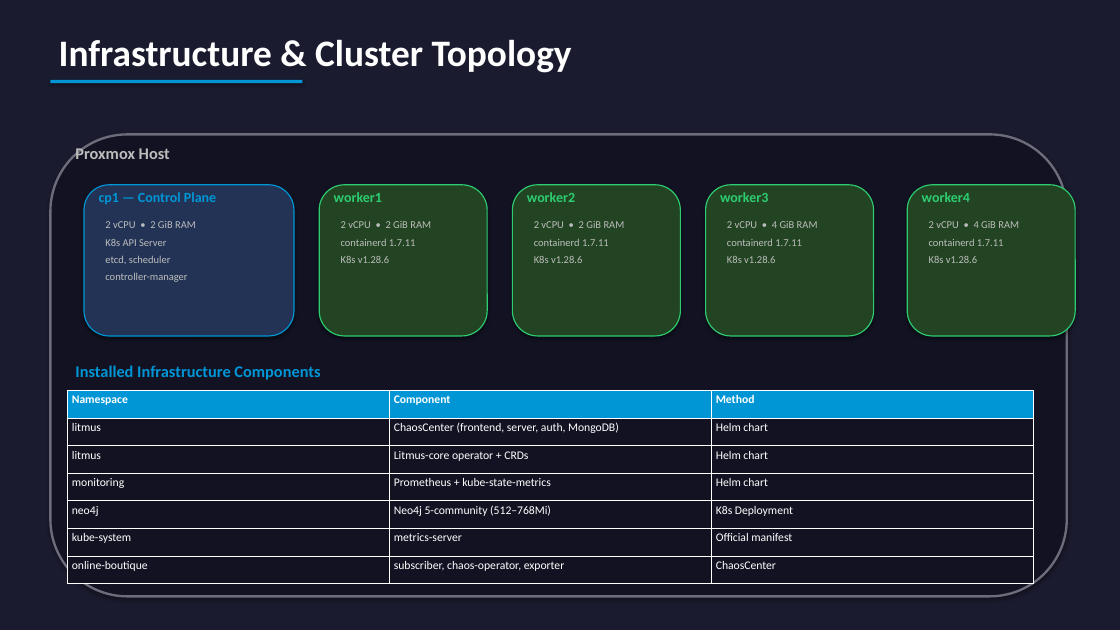
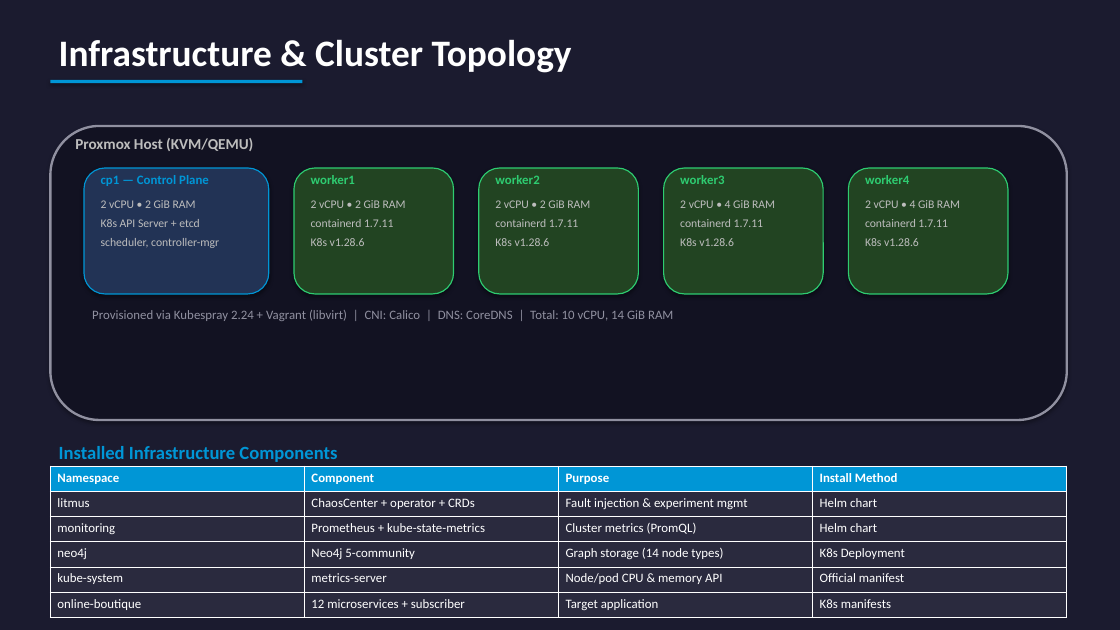
Before and after one commit to yhu02/uva-msc-thesis, a slide deck: slide 8 of ChaosProbe_Presentation.pptx (slide 4 before the commit). Drawn at 1120x630 pixels with LibreOffice and Linux fonts; fonts in the diff are those of the drawing. Boxes give left, top, right and bottom in pixels: in the first picture for what was removed or moved away, otherwise in the second. Text is boxed around its words. In the diff, an @@ line names an element or a change of style, - is before the commit and + after.

```diff
--- a/ChaosProbe_Presentation.pptx
+++ b/ChaosProbe_Presentation.pptx
@@ rounded rectangle: place and size @@
-rounded rectangle at [50, 134, 1067, 597]
+rounded rectangle at [50, 126, 1067, 420]
@@ rounded rectangle at [50, 126, 1067, 420]: outline #6C6C7A 2 pt to #9090A0 2 pt @@
@@ text at [75, 138, 253, 151]: text changed; size 14 to 13 pt @@
-Proxmox Host
+Proxmox Host (KVM/QEMU)
@@ rounded rectangle: place and size @@
-rounded rectangle at [84, 185, 294, 336]
+rounded rectangle at [84, 168, 269, 294]
@@ text "cp1 — Control Plane": place and size @@
-text "cp1 — Control Plane" at [99, 192, 216, 204]
+text "cp1 — Control Plane" at [101, 175, 209, 186]
@@ rounded rectangle: place and size @@
-rounded rectangle at [319, 185, 487, 336]
+rounded rectangle at [294, 168, 454, 294]
@@ text "worker1": place and size @@
-text "worker1" at [334, 192, 382, 202]
+text "worker1" at [311, 175, 355, 184]
@@ rounded rectangle: place and size @@
-rounded rectangle at [513, 185, 681, 336]
+rounded rectangle at [479, 168, 639, 294]
@@ text "worker2": place and size @@
-text "worker2" at [527, 192, 575, 202]
+text "worker2" at [495, 175, 539, 184]
@@ rounded rectangle: place and size @@
-rounded rectangle at [706, 185, 874, 336]
+rounded rectangle at [664, 168, 823, 294]
@@ text "worker3": place and size @@
-text "worker3" at [720, 192, 768, 202]
+text "worker3" at [680, 175, 724, 184]
@@ rounded rectangle: place and size @@
-rounded rectangle at [907, 185, 1075, 336]
+rounded rectangle at [849, 168, 1008, 294]
@@ size 12 to 11 pt in 5 elements at [101, 175, 209, 186], [311, 175, 355, 184], [495, 175, 539, 184], [680, 175, 724, 184], [865, 175, 909, 184] @@
@@ text "worker4": place and size @@
-text "worker4" at [922, 192, 970, 202]
+text "worker4" at [865, 175, 909, 184]
@@ text "2 vCPU • 2 GiB ...": place and size @@
-text "2 vCPU • 2 GiB ..." at [105, 221, 196, 282]
+text "2 vCPU • 2 GiB ..." at [101, 200, 219, 248]
@@ text at [101, 200, 196, 208]: size 9 to 10 pt in "2 vCPU • 2 GiB RAM" @@
@@ text "2 vCPU • 2 GiB ...": place and size @@
-text "2 vCPU • 2 GiB ..." at [341, 221, 431, 263]
+text "2 vCPU • 2 GiB ..." at [311, 200, 406, 246]
@@ text "2 vCPU • 2 GiB ...": place and size @@
-text "2 vCPU • 2 GiB ..." at [534, 221, 625, 263]
+text "2 vCPU • 2 GiB ..." at [495, 200, 590, 246]
@@ text "2 vCPU • 4 GiB ...": place and size @@
-text "2 vCPU • 4 GiB ..." at [727, 221, 818, 263]
+text "2 vCPU • 4 GiB ..." at [680, 200, 775, 246]
@@ size 9 to 10 pt in 4 elements at [311, 200, 406, 246], [495, 200, 590, 246], [680, 200, 775, 246], [865, 200, 960, 246] @@
@@ text "2 vCPU • 4 GiB ...": place and size @@
-text "2 vCPU • 4 GiB ..." at [929, 221, 1019, 263]
+text "2 vCPU • 4 GiB ..." at [865, 200, 960, 246]
@@ text at [101, 219, 219, 248]: text changed; size 9 to 10 pt @@
-K8s API Server
-etcd, scheduler
-controller-manager
+K8s API Server + etcd
+scheduler, controller-mgr
@@ text added at [92, 310, 673, 321], 11 pt, text #9090A0 @@
+Provisioned via Kubespray 2.24 + Vagrant (libvirt) | CNI: Calico | DNS: CoreDNS | Total: 10 vCPU, 14 GiB RAM
@@ text "Installed Infrastructure Components": place and size @@
-text "Installed Infrastructure Components" at [75, 365, 320, 380]
+text "Installed Infrastructure Components" at [59, 446, 337, 462]
@@ text "Installed Infrastructure Components" at [59, 446, 337, 462]: size 14 to 16 pt @@
@@ table at [50, 466, 1065, 618] @@
-Namespace | Component | Method
-litmus | ChaosCenter (frontend, server, auth, MongoDB) | Helm chart
-litmus | Litmus-core operator + CRDs | Helm chart
-monitoring | Prometheus + kube-state-metrics | Helm chart
-neo4j | Neo4j 5-community (512–768Mi) | K8s Deployment
-kube-system | metrics-server | Official manifest
-online-boutique | subscriber, chaos-operator, exporter | ChaosCenter
+Namespace | Component | Purpose | Install Method
+litmus | ChaosCenter + operator + CRDs | Fault injection & experiment mgmt | Helm chart
+monitoring | Prometheus + kube-state-metrics | Cluster metrics (PromQL) | Helm chart
+neo4j | Neo4j 5-community | Graph storage (14 node types) | K8s Deployment
+kube-system | metrics-server | Node/pod CPU & memory API | Official manifest
+online-boutique | 12 microservices + subscriber | Target application | K8s manifests
@@ table: place and size @@
-table at [67, 391, 1033, 584]
+table at [50, 466, 1065, 618]
```
Also in this commit, not shown: 1 other slide changed, 16 slides added, 15 slides removed, 7 other files.
